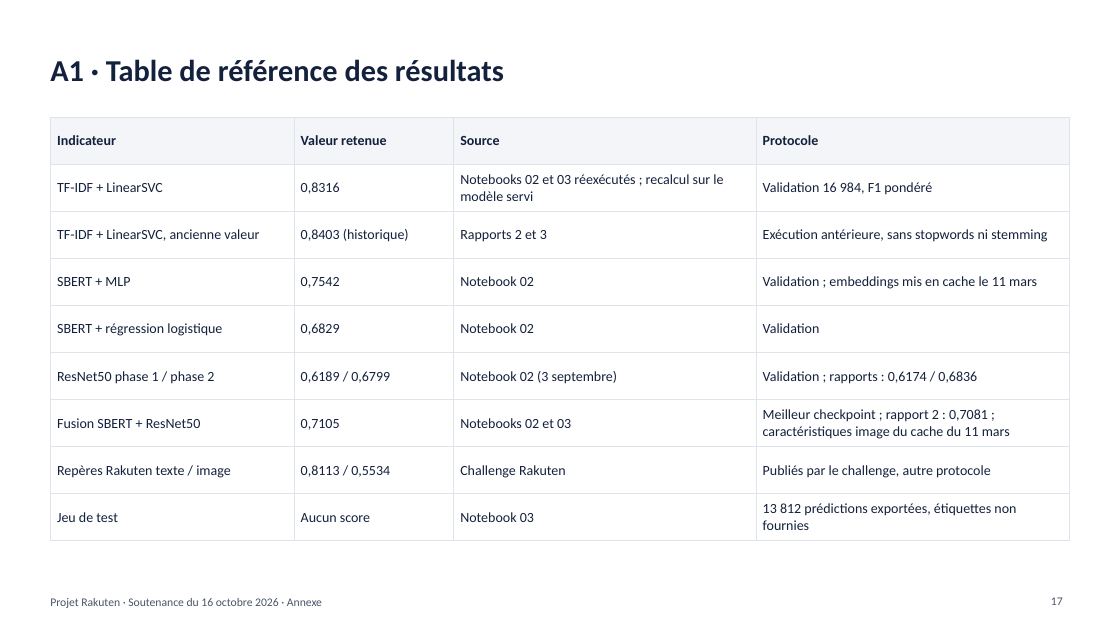
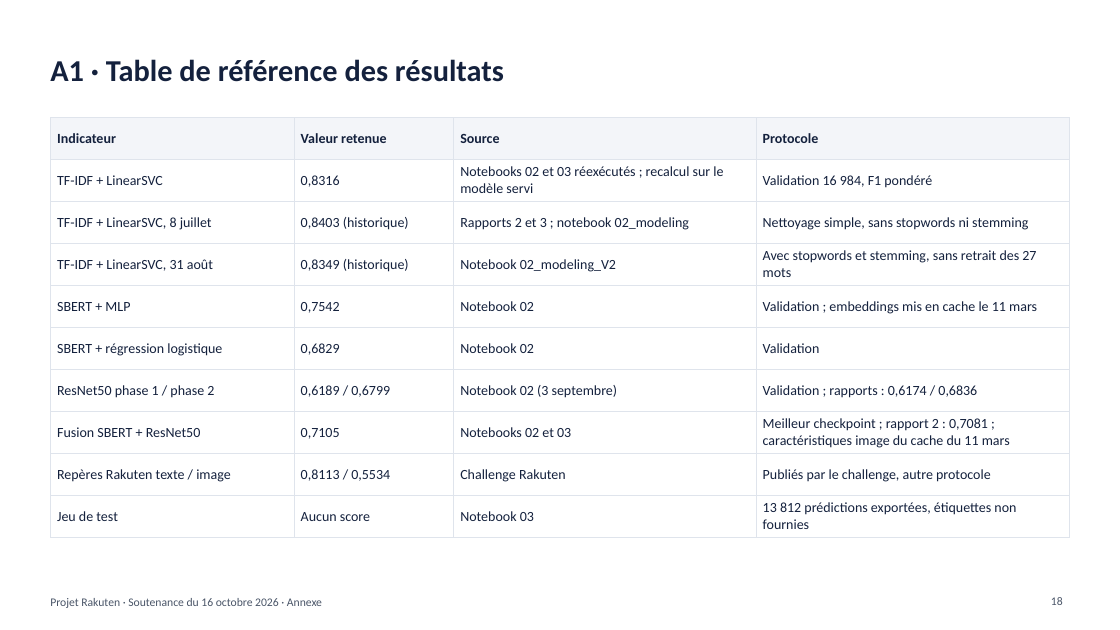
Before and after one commit to Daryl01/rakuten-challenge, a slide deck: slide 18 of reports/presentation/Soutenance_Rakuten.pptx (slide 17 before the commit). Drawn at 1120x630 pixels with LibreOffice and Linux fonts; fonts in the diff are those of the drawing. Boxes give left, top, right and bottom in pixels: in the first picture for what was removed or moved away, otherwise in the second. Text is boxed around its words. In the diff, an @@ line names an element or a change of style, - is before the commit and + after.

```diff
--- a/reports/presentation/Soutenance_Rakuten.pptx
+++ b/reports/presentation/Soutenance_Rakuten.pptx
@@ table at [50,118,1070,533] @@
-row 3: TF-IDF + LinearSVC, ancienne valeur | 0,8403 (historique) | Rapports 2 et 3 | Exécution antérieure, sans stopwords ni stemming
+row 3: TF-IDF + LinearSVC, 8 juillet | 0,8403 (historique) | Rapports 2 et 3 ; notebook 02_modeling | Nettoyage simple, sans stopwords ni stemming
+row 4: TF-IDF + LinearSVC, 31 août | 0,8349 (historique) | Notebook 02_modeling_V2 | Avec stopwords et stemming, sans retrait des 27 mots
@@ page number at [1051,597,1063,605]: text changed @@
-17
+18
```
Also in this commit, not shown: 4 other slides changed, 2 slides added, 1 slide removed.
